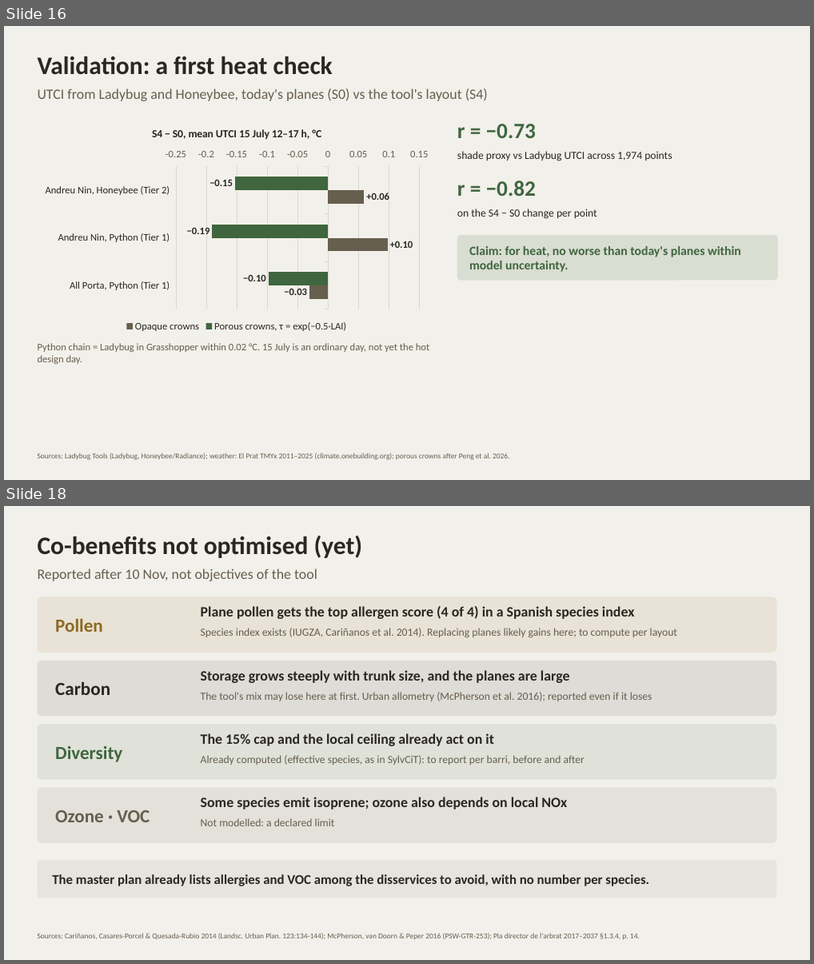
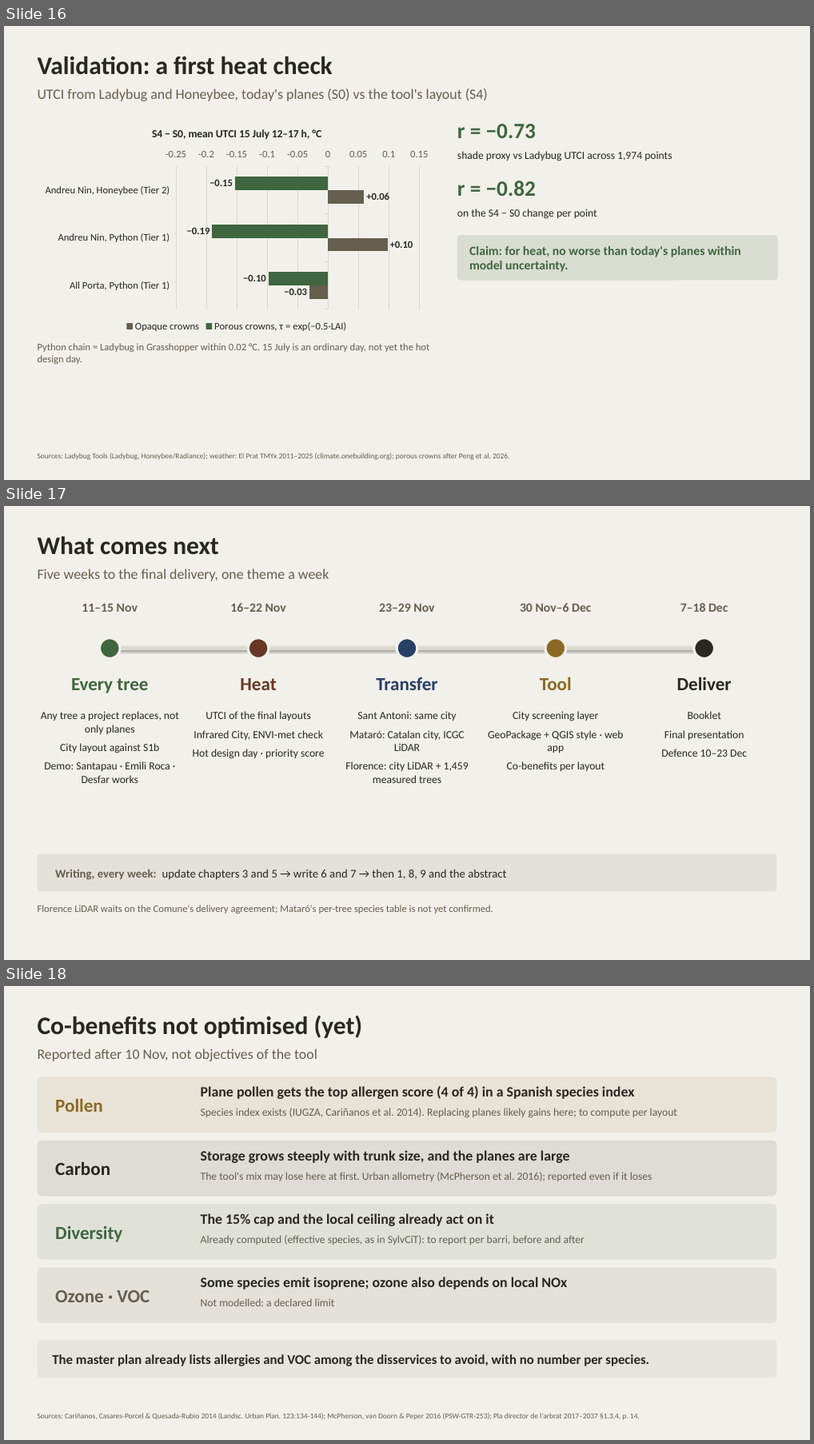
Before and after one commit to giofox96/shade-and-sponge, a slide deck: slides/shade_and_sponge_10nov_editable.pptx. Shown one above the other, each under a label of ours: slides 16 and 18 before the commit, slides 16, 17 and 18 after it; the slides between them are not shown. The pictures are 814x964 and 814x1444 pixels, drawn with LibreOffice and Linux fonts; fonts in the diff are those of the drawing. Boxes give left, top, right and bottom in pixels: in the first picture for what was removed or moved away, otherwise in the second. Text is boxed around its words. In the diff, an @@ line names an element or a change of style, - is before the commit and + after.

```diff
--- a/slides/shade_and_sponge_10nov_editable.pptx
+++ b/slides/shade_and_sponge_10nov_editable.pptx
@@ slide 17 added at box(4, 506, 810, 960), background #F2F0EA @@
@@ text added at box(38, 536, 219, 555), 30 pt, text #2A2622, bold @@
+What comes next
@@ text added at box(38, 568, 330, 581), 17 pt, text #665E4F @@
+Five weeks to the final delivery, one theme a week
@@ text added at box(82, 604, 138, 612), 15 pt, text #665E4F, bold @@
+11–15 Nov
@@ text added at box(230, 603, 286, 612), 15 pt, text #665E4F, bold @@
+16–22 Nov
@@ text added at box(379, 603, 434, 612), 15 pt, text #665E4F, bold @@
+23–29 Nov
@@ text added at box(520, 603, 591, 612), 15 pt, text #665E4F, bold @@
+30 Nov–6 Dec
@@ text added at box(681, 603, 728, 612), 15 pt, text #665E4F, bold @@
+7–18 Dec
@@ ellipse added at box(99, 638, 120, 659), fill #3F663E, outline #F2F0EA 3 pt @@
@@ line added from (110, 648) to (705, 648), #DCD8CE 4 pt @@
@@ ellipse added at box(249, 638, 269, 659), fill #663825, outline #F2F0EA 3 pt @@
@@ ellipse added at box(398, 638, 418, 659), fill #283F66, outline #F2F0EA 3 pt @@
@@ ellipse added at box(546, 638, 566, 659), fill #8C6A24, outline #F2F0EA 3 pt @@
@@ ellipse added at box(694, 638, 715, 659), fill #2A2622, outline #F2F0EA 3 pt @@
@@ text added at box(71, 678, 148, 693), 22 pt, text #3F663E, bold @@
+Every tree
@@ text added at box(240, 678, 276, 690), 22 pt, text #663825, bold @@
+Heat
@@ text added at box(376, 677, 438, 690), 22 pt, text #283F66, bold @@
+Transfer
@@ text added at box(540, 676, 572, 690), 22 pt, text #8C6A24, bold @@
+Tool
@@ text added at box(678, 676, 732, 690), 22 pt, text #2A2622, bold @@
+Deliver
@@ text added at box(41, 711, 179, 783), 13 pt, text #2A2622 @@
+Any tree a project replaces, not only planes
+City layout against S1b
+Demo: Santapau · Emili Roca · Desfar works
@@ text added at box(193, 711, 325, 759), 13 pt, text #2A2622 @@
+UTCI of the final layouts
+Infrared City, ENVI-met check
+Hot design day · priority score
@@ text added at box(346, 711, 469, 783), 13 pt, text #2A2622 @@
+Sant Antoni: same city
+Mataró: Catalan city, ICGC LiDAR
+Florence: city LiDAR + 1,459 measured trees
@@ text added at box(488, 711, 624, 772), 13 pt, text #2A2622 @@
+City screening layer
+GeoPackage + QGIS style · web app
+Co-benefits per layout
@@ text added at box(662, 711, 747, 756), 13 pt, text #2A2622 @@
+Booklet
+Final presentation
+Defence 10–23 Dec
@@ rounded rectangle added at box(38, 854, 777, 892), fill #E4E1DA @@
@@ text added at box(55, 868, 506, 880), 14 pt, text #2A2622 @@
+Writing, every week: update chapters 3 and 5 → write 6 and 7 → then 1, 8, 9 and the abstract
@@ text added at box(38, 904, 494, 913), 12 pt, text #665E4F @@
+Florence LiDAR waits on the Comune's delivery agreement; Mataró's per-tree species table is not yet confirmed.
```
Also in this commit, not shown: 1 slide removed, 4 other files.
